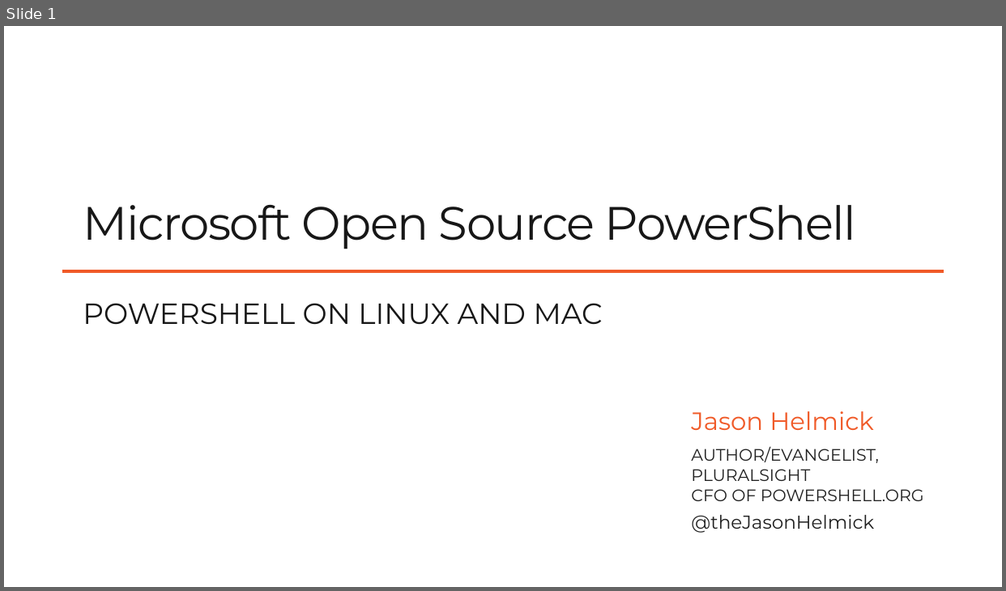
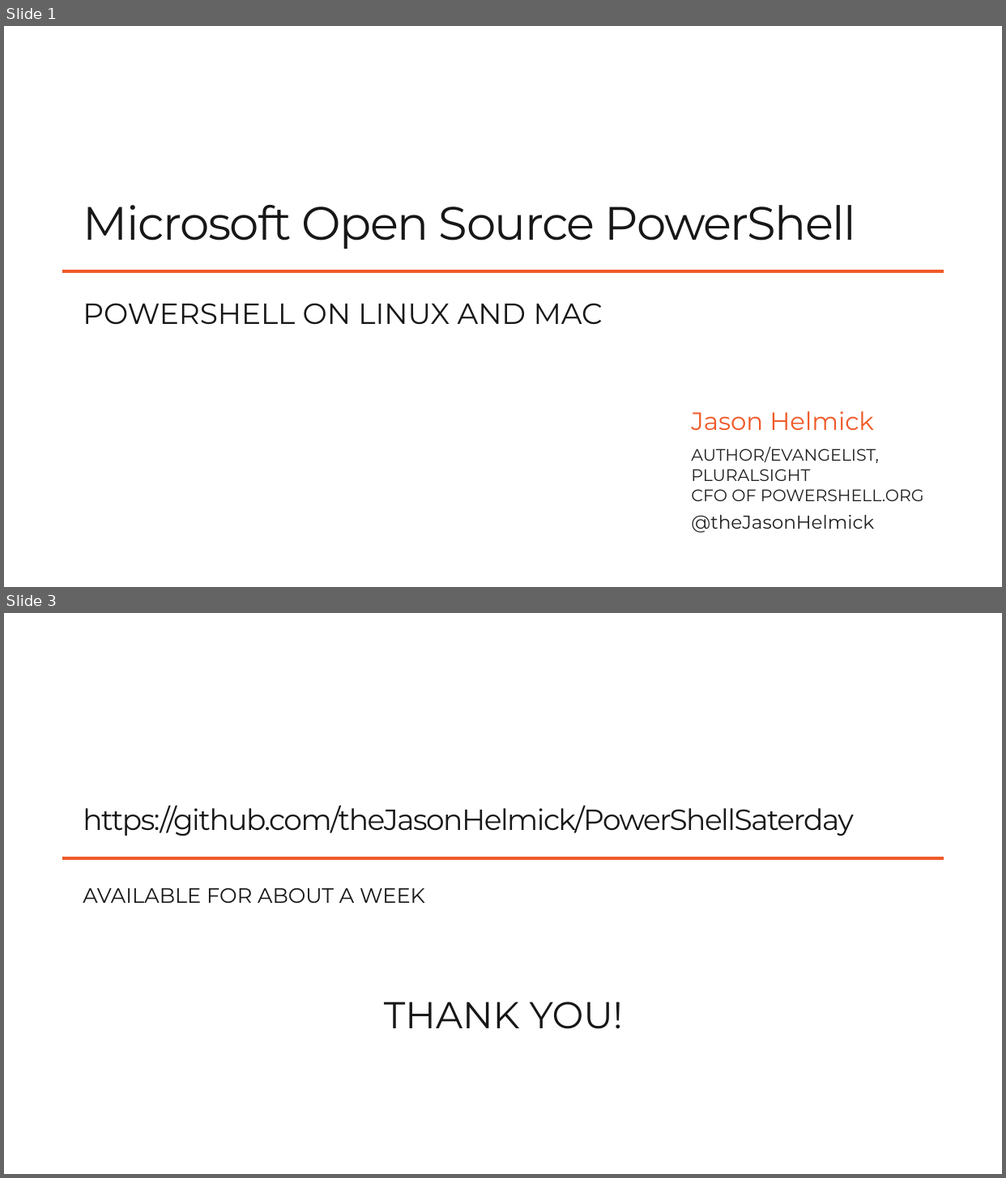
Before and after one commit to vijayraavi/PowerShellSaterday, a slide deck: Microsoft_Open_Source_PowerShell.pptx. Shown one above the other, each under a label of ours: slide 1 before the commit, slides 1 and 3 after it; the slides between them are not shown. The pictures are 1006x591 and 1006x1178 pixels, drawn with LibreOffice and Linux fonts; fonts in the diff are those of the drawing; background and template pictures are left out. Boxes give left, top, right and bottom in pixels: in the first picture for what was removed or moved away, otherwise in the second. Text is boxed around its words. In the diff, an @@ line names an element or a change of style, - is before the commit and + after.

```diff
--- a/Microsoft_Open_Source_PowerShell.pptx
+++ b/Microsoft_Open_Source_PowerShell.pptx
@@ slide 3 added at [4, 613, 1002, 1174], background #FFFFFF; not listed: 1 template element that a slide beside it also shows @@
@@ title added at [83, 805, 853, 836], 28 pt, text #171717 @@
+https://github.com/theJasonHelmick/PowerShellSaterday
@@ text added at [83, 888, 425, 903], 20 pt, text #171717 @@
+AVAILABLE FOR ABOUT A WEEK
@@ text added at [384, 1002, 623, 1029], 36 pt, text #171717 @@
+THANK YOU!
```
Also in this commit, not shown: 1 slide changed, 3 other files.
